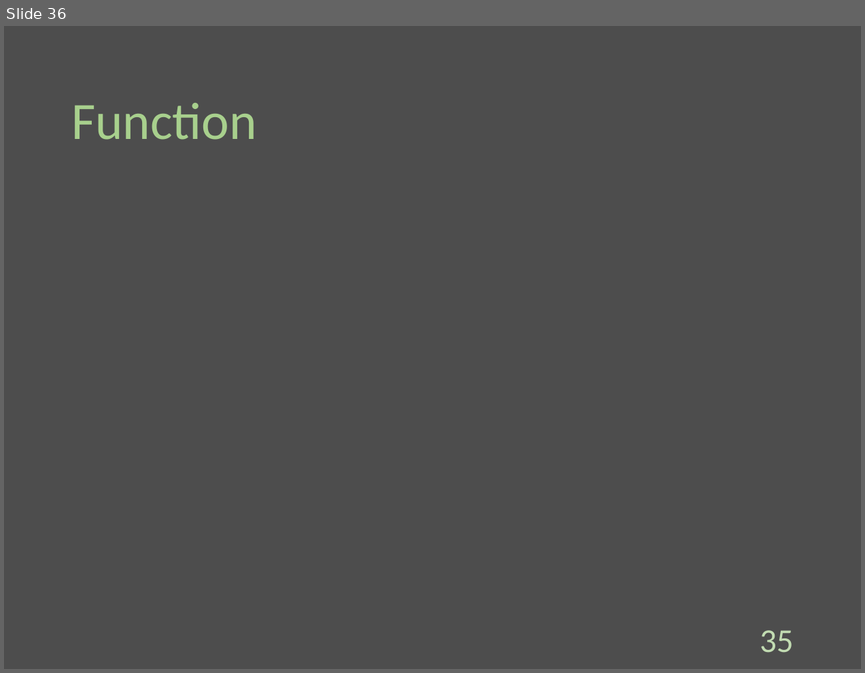
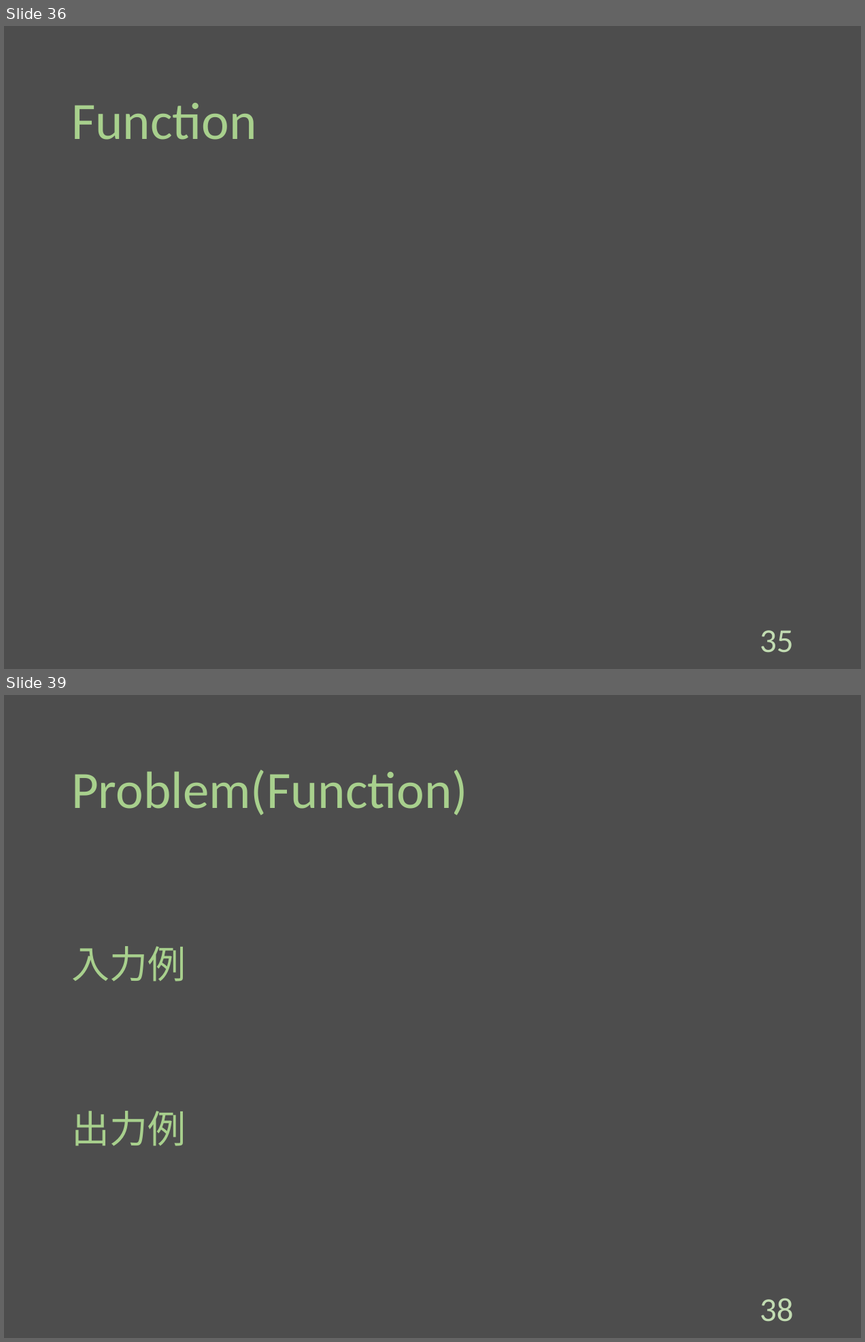
Before and after one commit to Melbeck777/program_seminar, a slide deck: ProgramSlide.pptx. Shown one above the other, each under a label of ours: slide 36 before the commit, slides 36 and 39 after it; the slides between them are not shown. The pictures are 865x673 and 865x1342 pixels, drawn with LibreOffice and Linux fonts; fonts in the diff are those of the drawing; grey boxes stand for pictures. Boxes give left, top, right and bottom in pixels: in the first picture for what was removed or moved away, otherwise in the second. Text is boxed around its words. In the diff, an @@ line names an element or a change of style, - is before the commit and + after.

Commit message:
[add]:Wrote explanation of 'Function'.

```diff
--- a/ProgramSlide.pptx
+++ b/ProgramSlide.pptx
@@ slide 39 added at (x1=4, y1=695, x2=861, y2=1338), background #4D4D4D @@
@@ title added at (x1=71, y1=770, x2=468, y2=815), 44 pt, text #A8D08D @@
+Problem(Function)
@@ text added at (x1=71, y1=946, x2=186, y2=981), 32 pt, text #A8D08D @@
+入力例
@@ text added at (x1=71, y1=1110, x2=186, y2=1146), 32 pt, text #A8D08D @@
+出力例
@@ page number added at (x1=759, y1=1297, x2=793, y2=1321), 28 pt, text #C3DDB3 @@
+38
```
Also in this commit, not shown: 3 other slides added.
